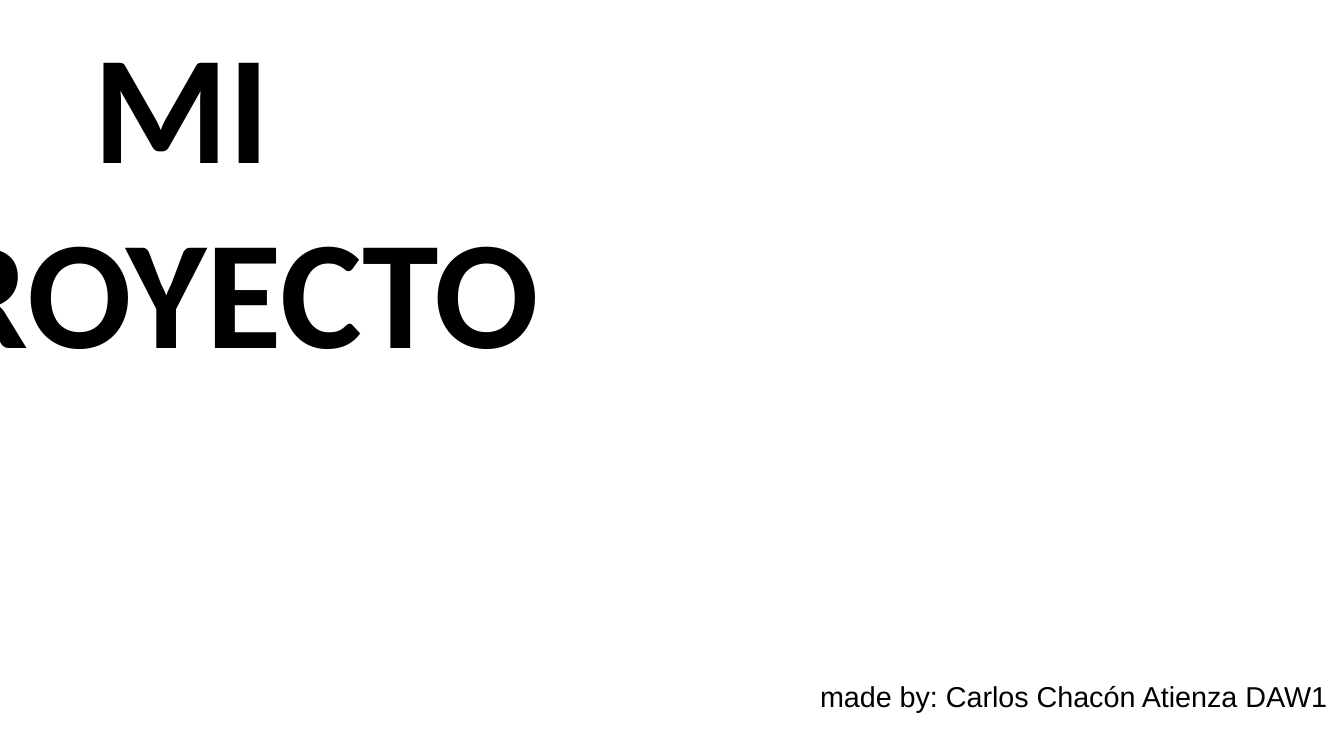
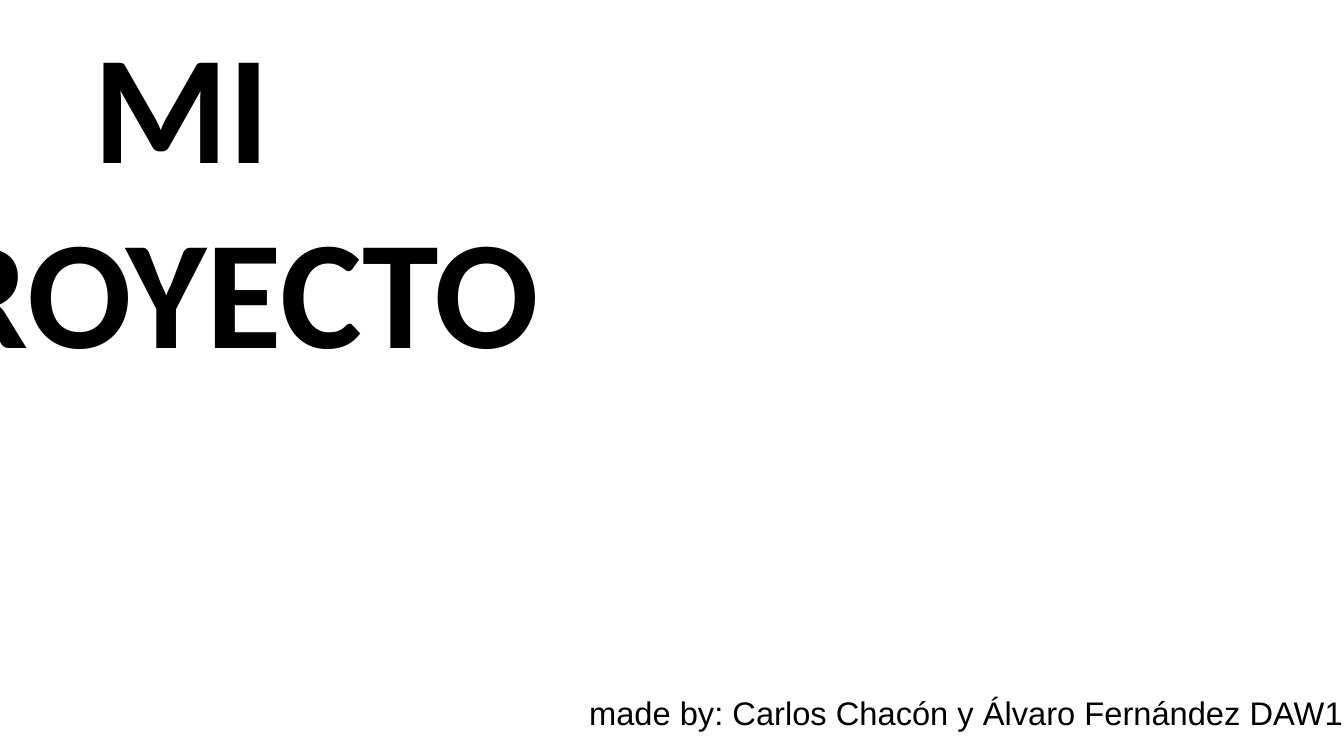
Before and after one commit to Carlos5Noob/ProyectoFinalBBDD, a slide deck: slide 1 of PresentacionMiProyecto.pptx. Drawn at 1344x756 pixels with LibreOffice and Linux fonts; fonts in the diff are those of the drawing; background and template pictures are left out. Boxes give left, top, right and bottom in pixels: in the first picture for what was removed or moved away, otherwise in the second. Text is boxed around its words. In the diff, an @@ line names an element or a change of style, - is before the commit and + after.

```diff
--- a/PresentacionMiProyecto.pptx
+++ b/PresentacionMiProyecto.pptx
@@ subtitle at <box>589,699,1343,731</box>: text changed; size 15.4 to 17.5 pt @@
-made by: Carlos Chacón Atienza DAW1
+made by: Carlos Chacón y Álvaro Fernández DAW1
```
Also in this commit, not shown: 1 other slide changed, 3 other files.
